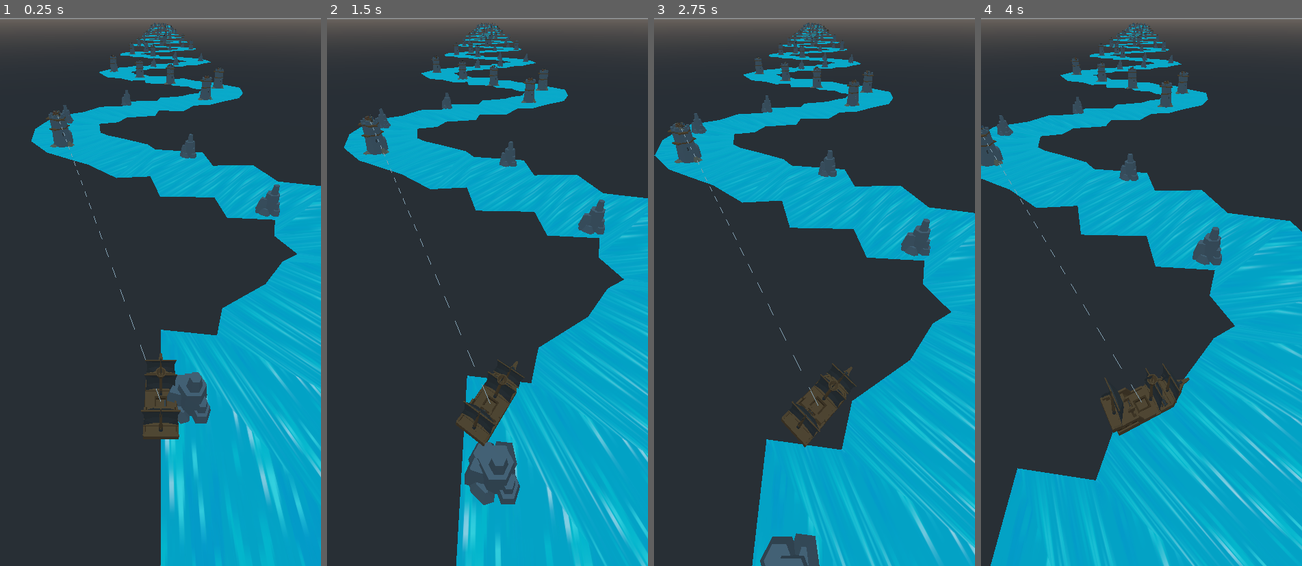
Above: before the commit, frames 1-4 (left to right).
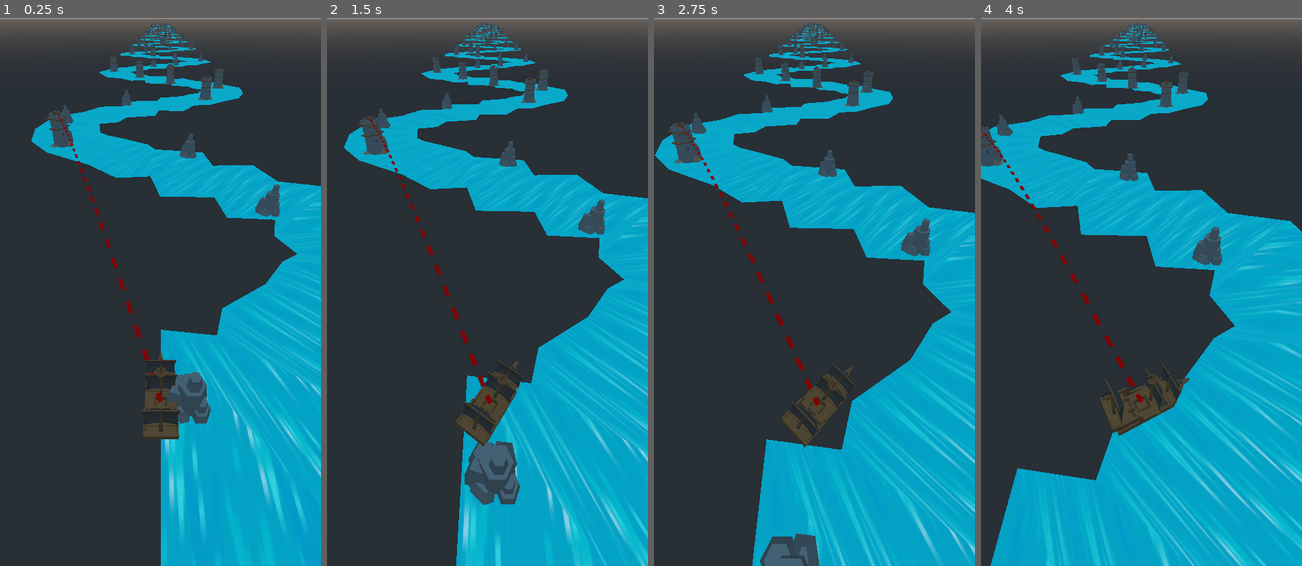
Above: after the commit, the same moments.

Repository: meabefir/Shippy
Game: Godot game, scene res://scenes/MainStage.tscn
Same seed, same stepped clock (60 frames per second), same inputs: the game is played once before the commit and once after it.
Inputs:
- Up to frame 1 (0.25 s): no input
- Up to frame 2 (1.5 s): hold D (right) 0.53-1.28 s; hold A (left) from 1.28 s (still down)
- Up to frame 3 (2.75 s): release A (left) at 2.03 s; hold D (right) from 2.03 s (still down)
- Up to frame 4 (4 s): release D (right) at 3.53 s; hold A (left) from 3.53 s (still down)

The runs differ from the first frame. In frame 1, 0.3% of the frame differs, in the area x 17-51%, y 17-71%; in frame 2, 0.4%; in frame 3, 0.4%; in frame 4, 0.4%, in the area x 0-51%, y 20-71%.

Commit message:
nicer cannonball path

Diff:
--- a/scenes/gameplay/Boat.gd
+++ b/scenes/gameplay/Boat.gd
@@ -38,6 +38,7 @@
 
 	var _rotated_basis = Basis().rotated(Vector3(0,0,1), currentZLean).rotated(Vector3(0, 1, 0), currentRotation)
 	model.transform.basis = _rotated_basis
+
 	boat.global_translate(-model.transform.basis.z * BASE_SPEED * delta)
 
 #	targeting update
--- a/scenes/gameplay/TargetingTurret.gd
+++ b/scenes/gameplay/TargetingTurret.gd
@@ -5,6 +5,31 @@
 var target = null
 
 onready var cube_scene = preload("res://test/Spatial.tscn")
+
+func calculate_catmull_rom_spline(p0: Vector3, p1: Vector3, p2: Vector3, p3: Vector3, t: float) -> Vector3:
+	var t2 = t * t
+	var t3 = t2 * t
+
+	var b1 = 0.5 * (-t3 + 2 * t2 - t);
+	var b2 = 0.5 * (3 * t3 - 5 * t2 + 2);
+	var b3 = 0.5 * (-3 * t3 + 4 * t2 + t);
+	var b4 = 0.5 * (t3 - t2);
+
+	var x = p0.x * b1 + p1.x * b2 + p2.x * b3 + p3.x * b4;
+	var y = p0.y * b1 + p1.y * b2 + p2.y * b3 + p3.y * b4;
+	var z = p0.z * b1 + p1.z * b2 + p2.z * b3 + p3.z * b4;
+
+	# Calculate the point on the spline
+	return Vector3(x, y, z)
+
+func generate_spline(control_points: Array, resolution: int):
+	var spline_points = []
+	for i in range(control_points.size() - 3):
+		for j in range(resolution):
+			var t = float(j) / float(resolution)
+			var point_on_spline = calculate_catmull_rom_spline(control_points[i], control_points[i + 1], control_points[i + 2], control_points[i + 3], t)
+			spline_points.append(point_on_spline)
+	return spline_points
 
 func _ready() -> void:
 	pass # Replace with function body.
@@ -42,34 +67,101 @@
 		return
 
 
-	var st = SurfaceTool.new()
-	st.begin(Mesh.PRIMITIVE_LINES)
-
 	var distance_to_target = global_transform.origin.distance_to(target.center.global_transform.origin)
 	var dir_to_target = (target.center.global_transform.origin - global_transform.origin).normalized()
 
 	var path = getCannonballPath(false)
 
-	for i in range(path.size()):
-		st.add_color(Color(1,0,0))
-		st.add_vertex(path[i])
-		st.add_index(i)
+	var st = SurfaceTool.new()
+#	st.begin(Mesh.PRIMITIVE_LINE_STRIP)
+#	for i in range(path.size()):
+#		st.add_color(Color(1,0,0))
+#		st.add_vertex(path[i])
+#		st.add_index(i)
+#
+
+	var thickness = 2
+	var half_thickness = thickness * .5
+	var color = Color(1,0,0)
+	st.begin(Mesh.PRIMITIVE_TRIANGLES)
+	if path.size() % 2 == 1:
+		path.pop_back()
+	for i in range(0, path.size(), 2):
+
+		var perp = (path[i+1] - path[i]).cross(Vector3.UP).normalized()
+
+		var p1 = path[i] + perp * half_thickness
+		var p2 = path[i] + perp * -half_thickness
+		var p3 = path[i+1] + perp * half_thickness
+		var p4 = path[i+1] + perp * -half_thickness
+
+		st.add_color(color)
+		st.add_vertex(p1)
+		st.add_color(color)
+		st.add_vertex(p2)
+		st.add_color(color)
+		st.add_vertex(p3)
+		st.add_color(color)
+		st.add_vertex(p3)
+		st.add_color(color)
+		st.add_vertex(p2)
+		st.add_color(color)
+		st.add_vertex(p4)
 
 	mesh = st.commit();
 
 func getCannonballPath(global = true):
-	var ret = []
+#	var ret = []
+#
+#	if target == null:
+#		return
+#	var distance_to_target = global_transform.origin.distance_to(target.center.global_transform.origin)
+#	var dir_to_target = (target.center.global_transform.origin - global_transform.origin).normalized()
+#
+#	var n = 40
+#	for i in range(n):
+#		var pos = dir_to_target * (float(i) / n) * distance_to_target
+#		if global:
+#			pos += global_transform.origin
+#		ret += [pos]
+#
+#	return ret
 
 	if target == null:
 		return
-	var distance_to_target = global_transform.origin.distance_to(target.center.global_transform.origin)
-	var dir_to_target = (target.center.global_transform.origin - global_transform.origin).normalized()
+	var from = global_transform.origin
+	var to = target.center.global_transform.origin
 
-	var n = 40
-	for i in range(n):
-		var pos = dir_to_target * (float(i) / n) * distance_to_target
-		if global:
-			pos += global_transform.origin
-		ret += [pos]
+	var y_off = -10
+	var before_from = from + Vector3(0, y_off, 0)
+	var after_to = to + Vector3(0, y_off, 0)
+
+	var from_to_to = to - from
+	var from_to_to_normalized: Vector3 = from_to_to.normalized()
+	var one_third = from + from_to_to / 3
+	var two_thirds = from + from_to_to * 2 / 3
+
+	var rotation_axis = ((before_from - from).normalized()).cross(from_to_to.normalized()).normalized()
+	var middle_distance = 20
+
+#	var middle_1 = one_third + from_to_to_normalized.rotated(rotation_axis, deg2rad(90)) * middle_distance
+#	var middle_2 = two_thirds + from_to_to_normalized.rotated(rotation_axis, deg2rad(90)) * middle_distance
+
+	var middle_1 = one_third + Vector3.UP * middle_distance
+	var middle_2 = two_thirds + Vector3.UP * middle_distance
+
+	var ret = []
+#	var points = [before_from, from, to, after_to]
+	var points = [before_from, from, middle_1, middle_2, to, after_to]
+#	for i in range(points.size()):
+#		points[i] -= from
+#	return points
+	var spline = generate_spline(points, 20) # this should be even
+	if !global:
+		ret = []
+		for p in spline:
+			ret += [p - from]
+	else:
+		ret = spline
 
 	return ret
--- a/scenes/gameplay/TargetingTurret.tscn
+++ b/scenes/gameplay/TargetingTurret.tscn
@@ -2,8 +2,10 @@
 
 [ext_resource path="res://scenes/gameplay/TargetingTurret.gd" type="Script" id=1]
 
-[sub_resource type="ArrayMesh" id=1]
+[sub_resource type="SpatialMaterial" id=1]
+vertex_color_use_as_albedo = true
+params_cull_mode = 2
 
 [node name="TargetingTurret" type="MeshInstance"]
-mesh = SubResource( 1 )
+material_override = SubResource( 1 )
 script = ExtResource( 1 )
